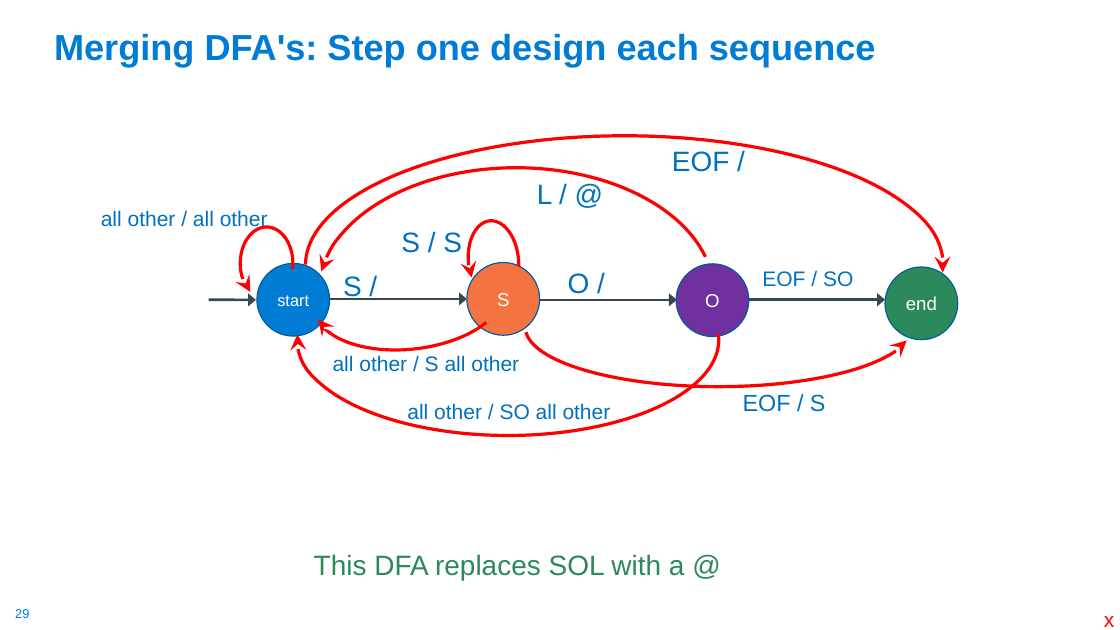
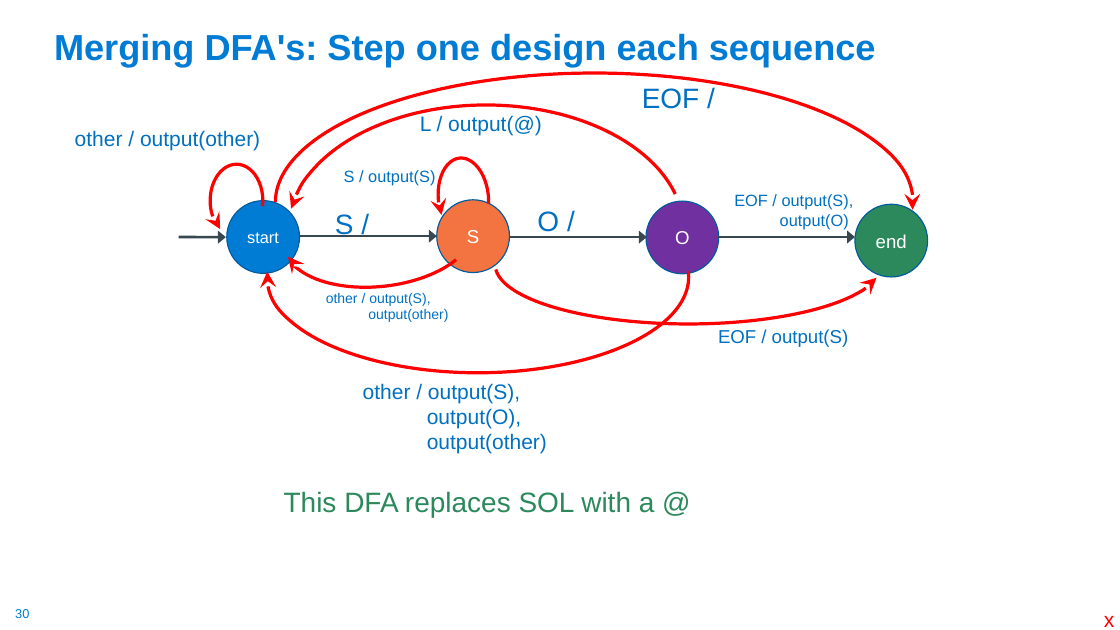
Before and after one commit to cse30-sp24/Muller-Slides, a slide deck: slide 30 of 01-C-Part1.pptx (slide 29 before the commit). Drawn at 1120x630 pixels with LibreOffice and Linux fonts; fonts in the diff are those of the drawing. Boxes give left, top, right and bottom in pixels: in the first picture for what was removed or moved away, otherwise in the second. Text is boxed around its words. In the diff, an @@ line names an element or a change of style, - is before the commit and + after.

```diff
--- a/01-C-Part1.pptx
+++ b/01-C-Part1.pptx
@@ text at (x1=420, y1=115, x2=542, y2=135): text changed; size 24 to 18 pt @@
-L / @
+L / output(@)
@@ text at (x1=75, y1=130, x2=260, y2=151): text changed @@
-all other / all other
+other / output(other)
@@ arc (boxed as its full ellipse) moved from (x1=240, y1=227, x2=293, y2=300) to (x1=210, y1=165, x2=263, y2=238) @@
@@ text at (x1=344, y1=170, x2=435, y2=186): text changed; size 24 to 14 pt @@
-S / S
+S / output(S)
@@ text "S /" moved from (x1=343, y1=276, x2=362, y2=300) to (x1=335, y1=214, x2=354, y2=237) @@
@@ text at (x1=734, y1=194, x2=854, y2=229): text changed; size 18 to 14 pt @@
-EOF / SO
+EOF / output(S),
+output(O)
@@ 6 arc (boxed as its full ellipse)s, 4 ellipses, 4 arrows, 3 texts moved together from (x1=208, y1=136, x2=959, y2=580) to (x1=179, y1=73, x2=928, y2=517) @@
@@ text at (x1=326, y1=293, x2=448, y2=322): text changed; size 18 to 12 pt @@
-all other / S all other
+other / output(S),
+output(other)
@@ text at (x1=718, y1=329, x2=849, y2=347): text changed; size 20 to 16 pt @@
-EOF / S
+EOF / output(S)
@@ text at (x1=363, y1=383, x2=547, y2=454): text changed @@
-all other / SO all other
+other / output(S),
+output(O),
+output(other)
@@ page number at (x1=15, y1=609, x2=29, y2=618): text changed @@
-29
+30
```
Also in this commit, not shown: 20 other slides changed, 1 slide added, 1 other file.
